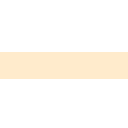
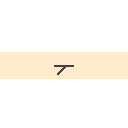
Comparing the layer stacks of the two 128×128 images. Changes:
added layer "Layer 2" above "Layer 1" over box(54, 65, 74, 75)
